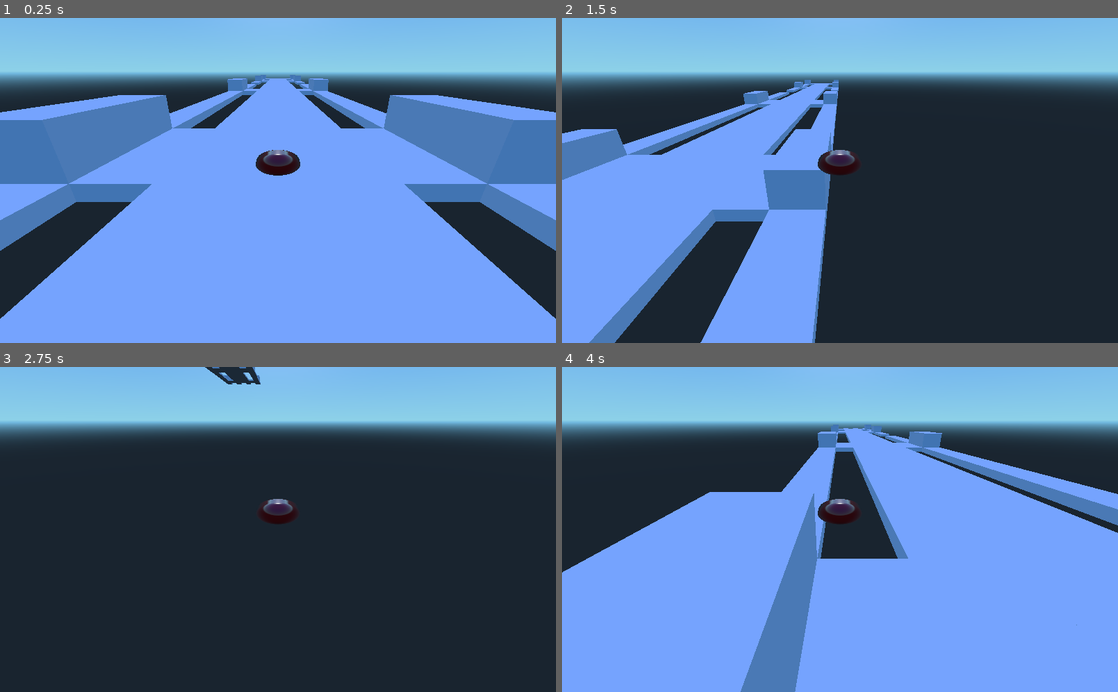
Above: before the commit, frames 1-4 (two rows, left to right).
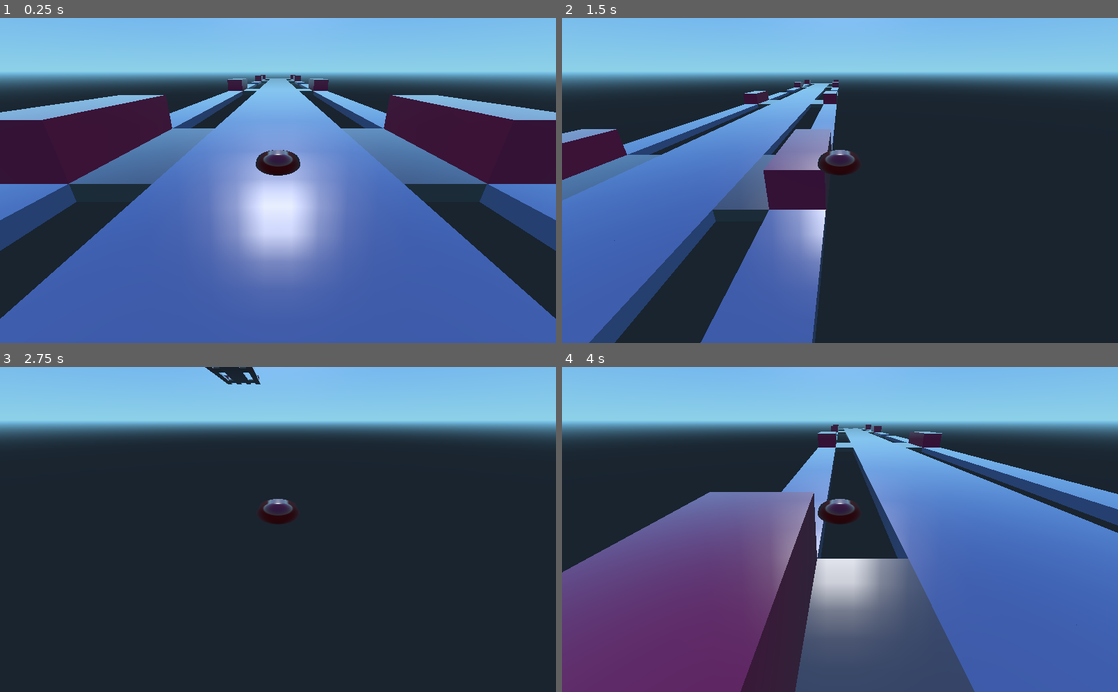
Above: after the commit, the same moments.

Repository: anantn/skyroads
Game: Godot game, scene res://scenes/Main.tscn
The game is run twice, just before and just after one commit, with the same random seed, the same clock (stepped at 60 frames per second) and the same inputs.
Inputs:
- Up to frame 1 (0.25 s): no input
- Up to frame 2 (1.5 s): tap Enter at 0.5 s; hold Right (ui_right) 0.53-1.28 s; tap Space (ui_select) at 0.77 s; hold Down (ui_down) from 1.28 s (still down)
- Up to frame 3 (2.75 s): tap Space (ui_select) at 1.52 s; release Down (ui_down) at 2.03 s; hold Right (ui_right) from 2.03 s (still down)
- Up to frame 4 (4 s): release Right (ui_right) at 2.78 s; hold Up (ui_up) 2.78-3.53 s; tap Space (ui_select) at 3.02, 3.77 s; hold Left (ui_left) from 3.53 s (still down)

The runs differ from the first frame. In frame 1, 67% of the frame differs, in the area x 0-100%, y 17-100%; in frame 2, 28%; in frame 3, less than 0.1%; in frame 4, 60%.

Commit message:
Basic material and colors

Diff:
--- a/game/scenes/Floor.tscn
+++ b/game/scenes/Floor.tscn
@@ -8,7 +8,58 @@
 subdivide_height = 0
 subdivide_depth = 0
 
-[sub_resource type="ConvexPolygonShape" id=2]
+[sub_resource type="SpatialMaterial" id=2]
+
+render_priority = 0
+flags_transparent = false
+flags_unshaded = false
+flags_vertex_lighting = false
+flags_no_depth_test = false
+flags_use_point_size = false
+flags_world_triplanar = false
+flags_fixed_size = false
+flags_albedo_tex_force_srgb = false
+vertex_color_use_as_albedo = false
+vertex_color_is_srgb = false
+params_diffuse_mode = 0
+params_specular_mode = 0
+params_blend_mode = 0
+params_cull_mode = 0
+params_depth_draw_mode = 0
+params_line_width = 1.0
+params_point_size = 1.0
+params_billboard_mode = 0
+params_grow = false
+params_use_alpha_scissor = false
+albedo_color = Color( 1, 1, 1, 1 )
+metallic = 0.0
+metallic_specular = 0.5
+metallic_texture_channel = 0
+roughness = 0.0
+roughness_texture_channel = 0
+emission_enabled = false
+normal_enabled = false
+rim_enabled = false
+clearcoat_enabled = false
+anisotropy_enabled = false
+ao_enabled = false
+depth_enabled = false
+subsurf_scatter_enabled = false
+transmission_enabled = false
+refraction_enabled = false
+detail_enabled = false
+uv1_scale = Vector3( 1, 1, 1 )
+uv1_offset = Vector3( 0, 0, 0 )
+uv1_triplanar = false
+uv1_triplanar_sharpness = 1.0
+uv2_scale = Vector3( 1, 1, 1 )
+uv2_offset = Vector3( 0, 0, 0 )
+uv2_triplanar = false
+uv2_triplanar_sharpness = 1.0
+proximity_fade_enable = false
+distance_fade_enable = false
+
+[sub_resource type="ConvexPolygonShape" id=3]
 
 points = PoolVector3Array( -1, 1, 1, 1, 1, -1, 1, 1, 1, -1, 1, -1, -1, -1, 1, 1, -1, -1, 1, -1, 1, -1, -1, -1, 1, 1, 1, -1, 1, -1, 1, 1, -1, -1, 1, 1, 1, -1, 1, -1, -1, -1, 1, -1, -1, -1, -1, 1, 1, 1, 1, -1, -1, 1, -1, 1, 1, 1, -1, 1, 1, 1, -1, -1, -1, -1, -1, 1, -1, 1, -1, -1 )
 
@@ -28,8 +79,8 @@
 lod_max_hysteresis = 0.0
 mesh = SubResource( 1 )
 skeleton = NodePath("..")
-material/0 = null
-_sections_unfolded = [ "Transform" ]
+material/0 = SubResource( 2 )
+_sections_unfolded = [ "Transform", "material" ]
 
 [node name="StaticBody" type="StaticBody" parent="Floor" index="0"]
 
--- a/game/scenes/Full.tscn
+++ b/game/scenes/Full.tscn
@@ -8,7 +8,58 @@
 subdivide_height = 0
 subdivide_depth = 0
 
-[sub_resource type="ConvexPolygonShape" id=2]
+[sub_resource type="SpatialMaterial" id=2]
+
+render_priority = 0
+flags_transparent = false
+flags_unshaded = false
+flags_vertex_lighting = false
+flags_no_depth_test = false
+flags_use_point_size = false
+flags_world_triplanar = false
+flags_fixed_size = false
+flags_albedo_tex_force_srgb = false
+vertex_color_use_as_albedo = false
+vertex_color_is_srgb = false
+params_diffuse_mode = 0
+params_specular_mode = 0
+params_blend_mode = 0
+params_cull_mode = 0
+params_depth_draw_mode = 0
+params_line_width = 1.0
+params_point_size = 1.0
+params_billboard_mode = 0
+params_grow = false
+params_use_alpha_scissor = false
+albedo_color = Color( 1, 1, 1, 1 )
+metallic = 0.0
+metallic_specular = 0.5
+metallic_texture_channel = 0
+roughness = 0.0
+roughness_texture_channel = 0
+emission_enabled = false
+normal_enabled = false
+rim_enabled = false
+clearcoat_enabled = false
+anisotropy_enabled = false
+ao_enabled = false
+depth_enabled = false
+subsurf_scatter_enabled = false
+transmission_enabled = false
+refraction_enabled = false
+detail_enabled = false
+uv1_scale = Vector3( 1, 1, 1 )
+uv1_offset = Vector3( 0, 0, 0 )
+uv1_triplanar = false
+uv1_triplanar_sharpness = 1.0
+uv2_scale = Vector3( 1, 1, 1 )
+uv2_offset = Vector3( 0, 0, 0 )
+uv2_triplanar = false
+uv2_triplanar_sharpness = 1.0
+proximity_fade_enable = false
+distance_fade_enable = false
+
+[sub_resource type="ConvexPolygonShape" id=3]
 
 points = PoolVector3Array( -1, 1, 1, 1, 1, -1, 1, 1, 1, -1, 1, -1, -1, -1, 1, 1, -1, -1, 1, -1, 1, -1, -1, -1, 1, 1, 1, -1, 1, -1, 1, 1, -1, -1, 1, 1, 1, -1, 1, -1, -1, -1, 1, -1, -1, -1, -1, 1, 1, 1, 1, -1, -1, 1, -1, 1, 1, 1, -1, 1, 1, 1, -1, -1, -1, -1, -1, 1, -1, 1, -1, -1 )
 
@@ -30,8 +81,8 @@
 lod_max_hysteresis = 0.0
 mesh = SubResource( 1 )
 skeleton = NodePath("..")
-material/0 = null
-_sections_unfolded = [ "Transform" ]
+material/0 = SubResource( 2 )
+_sections_unfolded = [ "Transform", "material" ]
 
 [node name="StaticBody" type="StaticBody" parent="MeshInstance" index="0"]
 
--- a/game/scenes/Half.tscn
+++ b/game/scenes/Half.tscn
@@ -8,7 +8,58 @@
 subdivide_height = 0
 subdivide_depth = 0
 
-[sub_resource type="ConvexPolygonShape" id=2]
+[sub_resource type="SpatialMaterial" id=2]
+
+render_priority = 0
+flags_transparent = false
+flags_unshaded = false
+flags_vertex_lighting = false
+flags_no_depth_test = false
+flags_use_point_size = false
+flags_world_triplanar = false
+flags_fixed_size = false
+flags_albedo_tex_force_srgb = false
+vertex_color_use_as_albedo = false
+vertex_color_is_srgb = false
+params_diffuse_mode = 0
+params_specular_mode = 0
+params_blend_mode = 0
+params_cull_mode = 0
+params_depth_draw_mode = 0
+params_line_width = 1.0
+params_point_size = 1.0
+params_billboard_mode = 0
+params_grow = false
+params_use_alpha_scissor = false
+albedo_color = Color( 1, 1, 1, 1 )
+metallic = 0.0
+metallic_specular = 0.5
+metallic_texture_channel = 0
+roughness = 0.0
+roughness_texture_channel = 0
+emission_enabled = false
+normal_enabled = false
+rim_enabled = false
+clearcoat_enabled = false
+anisotropy_enabled = false
+ao_enabled = false
+depth_enabled = false
+subsurf_scatter_enabled = false
+transmission_enabled = false
+refraction_enabled = false
+detail_enabled = false
+uv1_scale = Vector3( 1, 1, 1 )
+uv1_offset = Vector3( 0, 0, 0 )
+uv1_triplanar = false
+uv1_triplanar_sharpness = 1.0
+uv2_scale = Vector3( 1, 1, 1 )
+uv2_offset = Vector3( 0, 0, 0 )
+uv2_triplanar = false
+uv2_triplanar_sharpness = 1.0
+proximity_fade_enable = false
+distance_fade_enable = false
+
+[sub_resource type="ConvexPolygonShape" id=3]
 
 points = PoolVector3Array( -1, 1, 1, 1, 1, -1, 1, 1, 1, -1, 1, -1, -1, -1, 1, 1, -1, -1, 1, -1, 1, -1, -1, -1, 1, 1, 1, -1, 1, -1, 1, 1, -1, -1, 1, 1, 1, -1, 1, -1, -1, -1, 1, -1, -1, -1, -1, 1, 1, 1, 1, -1, -1, 1, -1, 1, 1, 1, -1, 1, 1, 1, -1, -1, -1, -1, -1, 1, -1, 1, -1, -1 )
 
@@ -28,8 +79,8 @@
 lod_max_hysteresis = 0.0
 mesh = SubResource( 1 )
 skeleton = NodePath("..")
-material/0 = null
-_sections_unfolded = [ "Transform" ]
+material/0 = SubResource( 2 )
+_sections_unfolded = [ "Transform", "material" ]
 
 [node name="StaticBody" type="StaticBody" parent="MeshInstance" index="0"]
 
--- a/game/scripts/Level.gd
+++ b/game/scripts/Level.gd
@@ -40,10 +40,19 @@
 		for col in row:
 			if "x" in col[0]:
 				var tile = x.instance()
+				var color = level["palette"][col[1]]
 				if "h" in col[0]:
 					tile = h.instance()
+					if col[2] == 0:
+						color = level["palette"][62]
 				if "f" in col[0]:
 					tile = f.instance()
+					if col[2] == 0:
+						color = level["palette"][62]
+				var mesh = tile.get_child(0)
+				var mat = mesh.get_surface_material(0).duplicate()
+				mat.albedo_color = color
+				mesh.set_surface_material(0, mat)
 				tile.global_translate(Vector3(r, 0, c))
 				add_child(tile)
 			c = c - 6
Not shown: 2 places in game/scenes/Floor.tscn that only renumber resources
Not shown: 2 places in game/scenes/Full.tscn that only renumber resources
Not shown: 2 places in game/scenes/Half.tscn that only renumber resources
